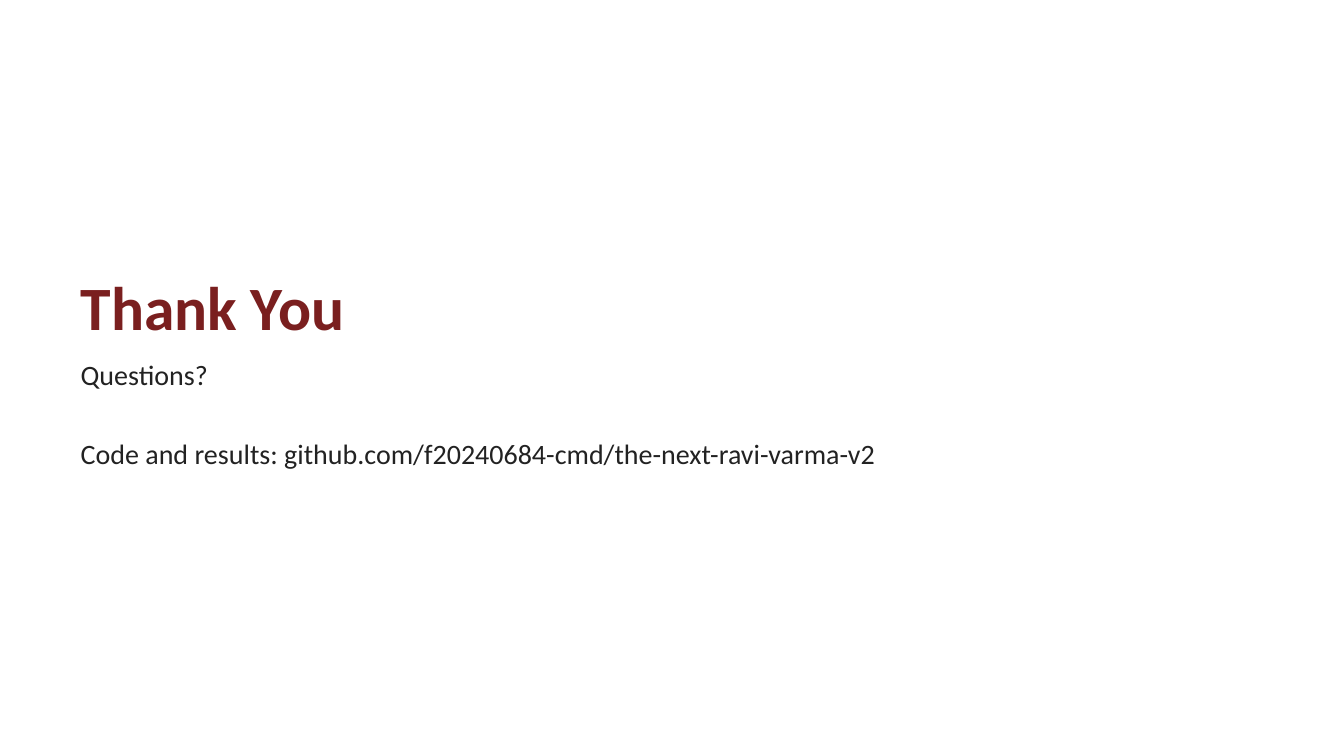
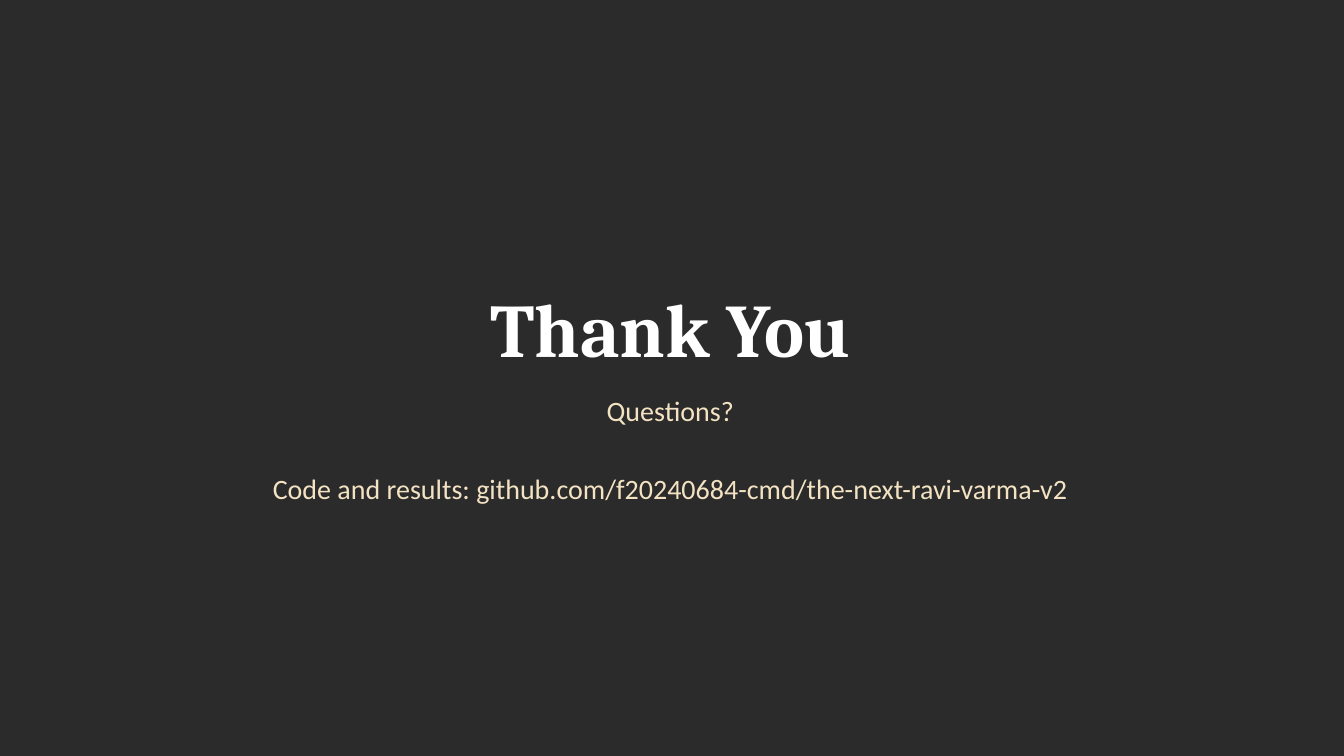
Before and after one commit to f20240684-cmd/the-next-ravi-varma-v2, a slide deck: slide 13 of docs/The_Next_Ravi_Varma_Milestone2_Review.pptx. Drawn at 1344x756 pixels with LibreOffice and Linux fonts; fonts in the diff are those of the drawing; background and template pictures are left out; a plain dark background stands for a picture behind light text. Boxes give left, top, right and bottom in pixels: in the first picture for what was removed or moved away, otherwise in the second. Text is boxed around its words. In the diff, an @@ line names an element or a change of style, - is before the commit and + after.

```diff
--- a/docs/The_Next_Ravi_Varma_Milestone2_Review.pptx
+++ b/docs/The_Next_Ravi_Varma_Milestone2_Review.pptx
@@ background #FFFFFF to picture (left out) @@
@@ title "Thank You" moved from (x1=81, y1=286, x2=344, y2=331) to (x1=490, y1=304, x2=851, y2=358) @@
@@ title "Thank You" at (x1=490, y1=304, x2=851, y2=358): size 44 to 54 pt, font Calibri to Cambria, text colour #7A1F1F to #FFFFFF; alignment left to centre @@
@@ text "Questions?" moved from (x1=81, y1=365, x2=875, y2=469) to (x1=273, y1=401, x2=1067, y2=504) @@
@@ text "Questions?" at (x1=273, y1=401, x2=1067, y2=504): text colour #222222 to #F3E3C3; alignment left to centre @@
```
Also in this commit, not shown: 12 other slides changed, 1 other file.
